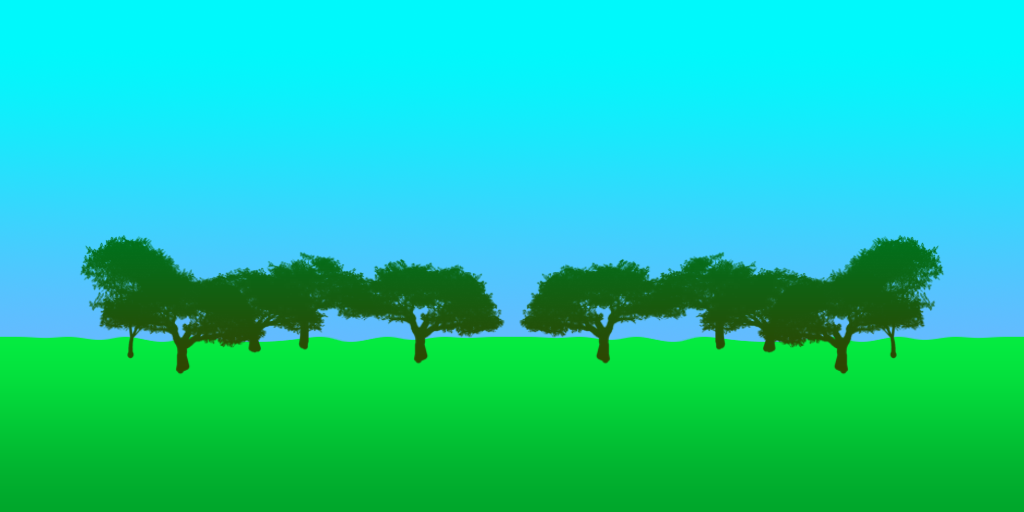
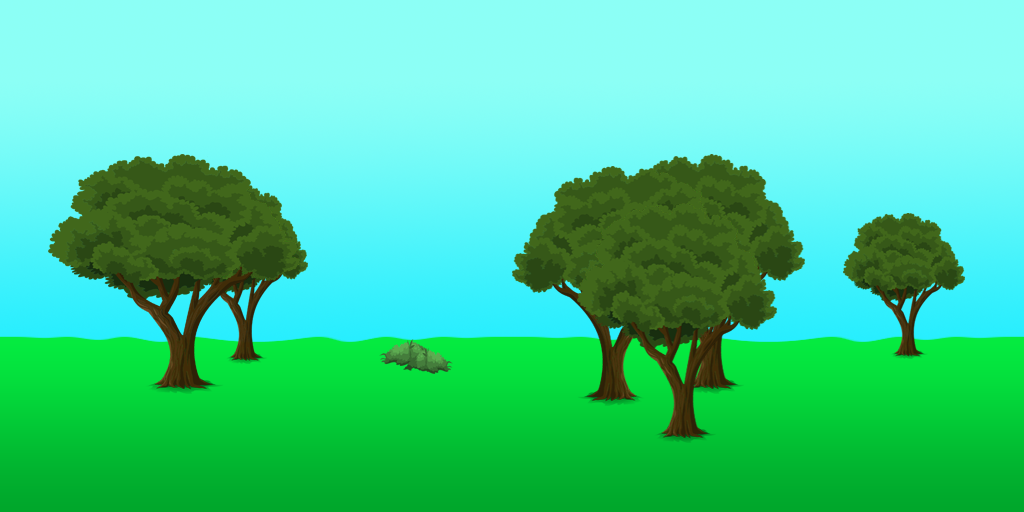
Layers edited between the first and the second w=1024, h=512 image:
removed layer "Ebene 1 Kopie" over 512, 0, 1024, 443
removed layer "Ebene 1" over 0, 0, 512, 394
added layer "Ebene 2 Kopie 5" above "Ebene 2 Kopie 3" over 843, 213, 965, 359
added layer "Ebene 2 Kopie 3" above "Ebene 2 Kopie 2" over 577, 203, 777, 443
added layer "Ebene 2 Kopie 2" above "Ebene 2 Kopie 4" over 512, 166, 728, 406
added layer "Ebene 2 Kopie 4" above "Ebene 2" over 605, 154, 805, 394
added layer "Ebene 2" above "Ebene 2 Kopie" over 48, 154, 300, 394
added layer "Ebene 2 Kopie" above "Ebene 5 Kopie" over 174, 184, 308, 364
added layer "Ebene 5 Kopie" above "Ebene 5" over 403, 347, 453, 374
added layer "Ebene 5" above "Ebene 4" over 379, 339, 437, 366
added layer "Ebene 4" above "Ebene 6" over 0, 336, 1024, 443
added layer "Ebene 6" above "Hintergrund" over 0, 0, 1024, 443
